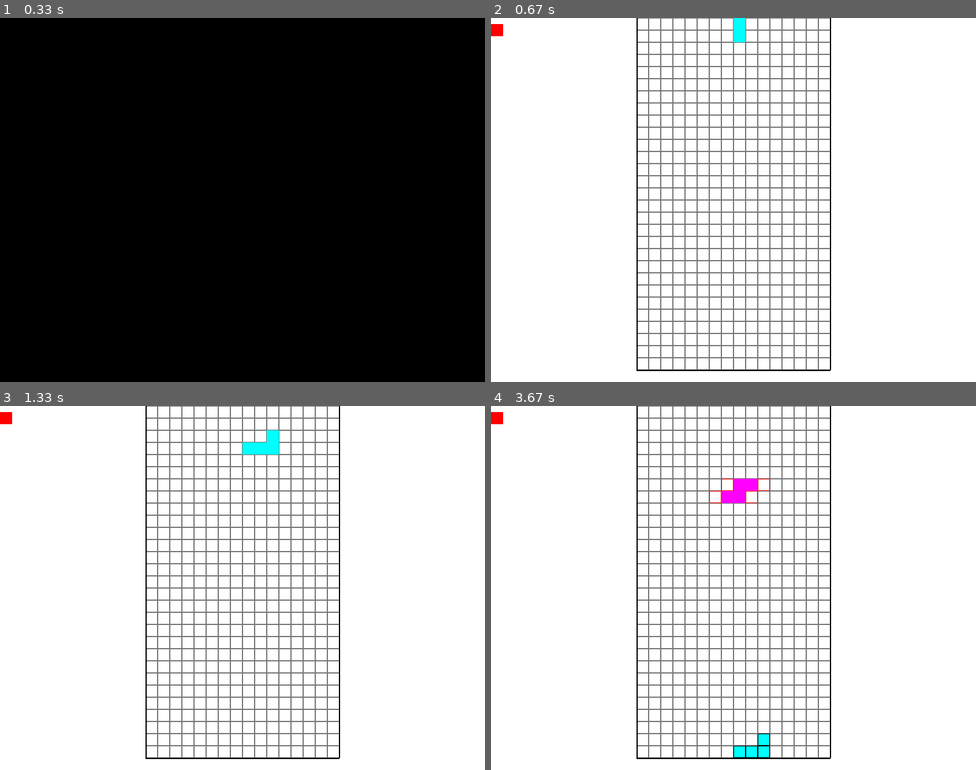
Above: before the commit, frames 1-4 (two rows, left to right).
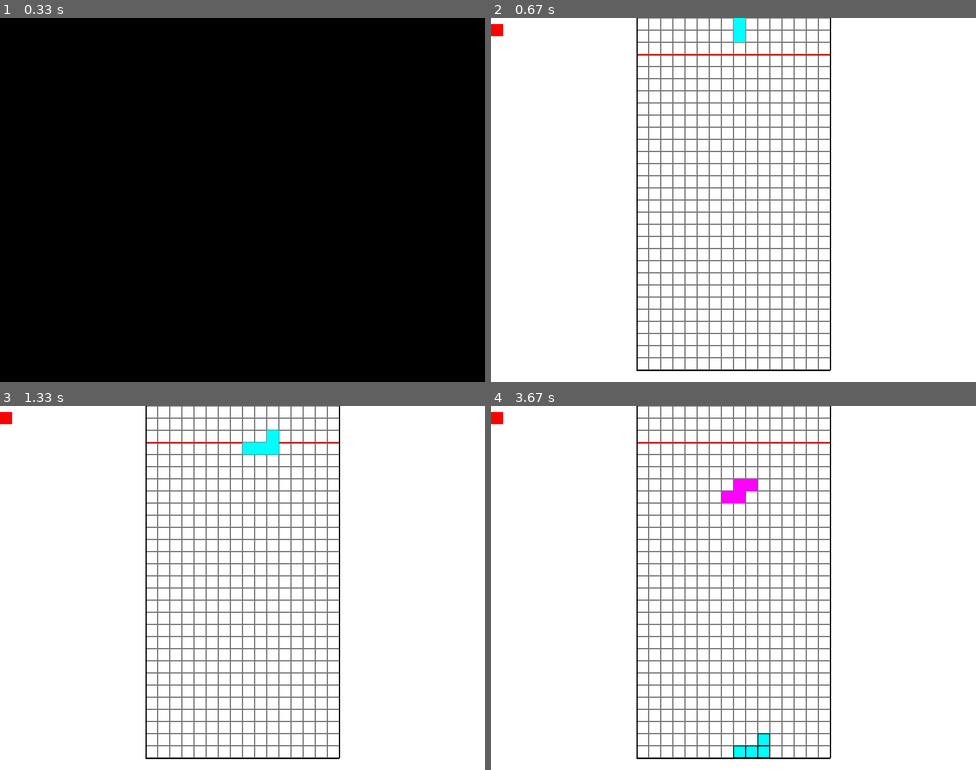
Above: after the commit, the same moments.

Repository: antikaka/pygame_tetris
Game: pygame game, started from main.py
Two runs of this game, one before a commit and one after it. Both use one fixed random seed, a clock stepped at 60 frames per second and the inputs below.
Inputs:
- Up to frame 1 (0.33 s): no input
- Up to frame 2 (0.67 s): tap Space at 0.33 s
- Up to frame 3 (1.33 s): hold Right 0.67-1.13 s; hold Right from 1.17 s (still down)
- Up to frame 4 (3.67 s): release Right at 1.8 s; hold Left 1.83-2.63 s; hold Down 2.67-3.55 s; tap Space at 3.58 s

Frame 1 is identical in both runs. In frame 2, 0.1% of the frame differs, in the area x 30-70%, y 10-11%; in frame 3, 0.1%; in frame 4, 0.2%, in the area x 30-70%, y 10-27%.

Commit message:
0.2v -Optimized a bit (removed repetitive t_rect definitions) -Full line goes poof

Diff:
--- a/main.py
+++ b/main.py
@@ -5,11 +5,11 @@
 
 
 def t_shape(count, x, y):
+    t_rect1 = pg.Rect(x, y, 60, 20)
+    t_rect2 = pg.Rect(x, y, 20, 20)
+
     match count:
         case 1:
-            t_rect1 = pg.Rect(x, y, 60, 20)
-            t_rect2 = pg.Rect(x, y, 20, 40)
-
             t_rect2[0], t_rect2[1] = t_rect1[0] + 20, t_rect1[1] - 20
             if t_rect1[0] < 240:
                 t_rect1[0] = 240
@@ -22,10 +22,8 @@
 
 
         case 2:
-            t_rect1 = pg.Rect(x, y, 60, 20)
-            t_rect2 = pg.Rect(x, y, 20, 40)
             t_rect1[0], t_rect1[1], t_rect1[2], t_rect1[3] = t_rect1[0], t_rect1[1] - 40,  t_rect1[3], t_rect1[2]
-            t_rect2[0], t_rect2[1], t_rect2[2], t_rect2[3] = t_rect2[0], t_rect2[1] - 20, t_rect2[3], t_rect2[2]
+            t_rect2[0], t_rect2[1], t_rect2[2], t_rect2[3] = t_rect2[0] + 20, t_rect2[1] - 20, t_rect2[3], t_rect2[2]
             if t_rect1[0] < 240:
                 t_rect1[0] = 240
                 t_rect2[0] = 240
@@ -34,10 +32,9 @@
                 t_rect1[0] = 520
                 t_rect2[0] = 520
             x_fix = 0
+
         case 3:
-            t_rect1 = pg.Rect(x, y, 60, 20)
-            t_rect2 = pg.Rect(x, y, 20, 40)
-            t_rect2[0], t_rect2[1] = t_rect1[0] + 20, t_rect1[1] - 20
+            t_rect2[0], t_rect2[1] = t_rect1[0] + 20, t_rect1[1]
             t_rect1[1] = t_rect1[1] - 20
             if t_rect1[0] < 240:
                 t_rect1[0] = 240
@@ -48,9 +45,8 @@
                 t_rect2[0] = 520
 
             x_fix = 0
+
         case 4:
-            t_rect1 = pg.Rect(x, y, 60, 20)
-            t_rect2 = pg.Rect(x, y, 20, 40)
             t_rect1[0], t_rect1[1], t_rect1[2], t_rect1[3] = t_rect1[0] + 40, t_rect1[1] - 40, t_rect1[3], t_rect1[2]
             t_rect2[0], t_rect2[1], t_rect2[2], t_rect2[3] = t_rect2[0] + 20, t_rect2[1] - 20, t_rect2[3], t_rect2[2]
             if t_rect2[0] < 240:
@@ -61,9 +57,8 @@
                 t_rect1[0] = 540
                 t_rect2[0] = 520
             x_fix = -40
+
         case _:
-            t_rect1 = pg.Rect(x, y, 60, 20)
-            t_rect2 = pg.Rect(x, y, 20, 40)
             t_rect2[0], t_rect2[1] = t_rect1[0] + 20, t_rect1[1] - 20
             x_fix = 0
 
@@ -71,10 +66,10 @@
     return t_rect1, t_rect2, x_fix
 
 def z_shape(count, x, y):
+    t_rect1 = pg.Rect(x + 20, y - 20, 20, 40)
+    t_rect2 = pg.Rect(x + 20, y - 20, 20, 40)
     match count:
         case 1:
-            t_rect1 = pg.Rect(x + 20, y - 20, 20, 40)
-            t_rect2 = pg.Rect(x + 20, y - 20, 20, 40)
             t_rect2[0], t_rect2[1] = t_rect1[0] - 20, t_rect1[1] - 20
             if t_rect2[0] < 240:
                 t_rect2[0] = 240
@@ -83,9 +78,8 @@
                 t_rect1[0] = 540
                 t_rect2[0] = 520
             x_fix = -20
+
         case 2:
-            t_rect1 = pg.Rect(x + 20, y - 20, 20, 40)
-            t_rect2 = pg.Rect(x + 20, y - 20, 20, 40)
             t_rect1[0], t_rect1[1], t_rect1[2], t_rect1[3] = t_rect1[0], t_rect1[1], t_rect1[3], t_rect1[2]
             t_rect2[0], t_rect2[1], t_rect2[2], t_rect2[3] = t_rect2[0] - 20, t_rect2[1] + 20, t_rect2[3], t_rect2[2]
             if t_rect2[0] < 240:
@@ -96,9 +90,8 @@
                 t_rect1[0] = 520
                 t_rect2[0] = 500
             x_fix = -20
+
         case 3:
-            t_rect1 = pg.Rect(x + 20, y - 20, 20, 40)
-            t_rect2 = pg.Rect(x + 20, y - 20, 20, 40)
             t_rect2[0], t_rect2[1] = t_rect1[0] - 20, t_rect1[1] - 20
             if t_rect2[0] < 240:
                 t_rect2[0] = 240
@@ -107,9 +100,8 @@
                 t_rect1[0] = 540
                 t_rect2[0] = 520
             x_fix = -20
+
         case 4:
-            t_rect1 = pg.Rect(x + 20, y - 20, 20, 40)
-            t_rect2 = pg.Rect(x + 20, y - 20, 20, 40)
             t_rect1[0], t_rect1[1], t_rect1[2], t_rect1[3] = t_rect1[0], t_rect1[1], t_rect1[3], t_rect1[2]
             t_rect2[0], t_rect2[1], t_rect2[2], t_rect2[3] = t_rect2[0] - 20, t_rect2[1] + 20, t_rect2[3], t_rect2[2]
             if t_rect2[0] < 240:
@@ -120,17 +112,17 @@
                 t_rect1[0] = 520
                 t_rect2[0] = 500
             x_fix = -20
+
         case _:
-            t_rect1 = pg.Rect(x + 20, y - 20, 20, 40)
-            t_rect2 = pg.Rect(x + 20, y - 20, 20, 40)
             t_rect2[0], t_rect2[1] = t_rect1[0] + 20, t_rect1[1] - 20
             x_fix = -20
     return t_rect1, t_rect2, x_fix
+
 def l_shape(count, x, y):
+    t_rect1 = pg.Rect(x + 20, y - 40, 20, 60)
+    t_rect2 = pg.Rect(x + 20, y - 40, 20, 20)
     match count:
         case 1:
-            t_rect1 = pg.Rect(x + 20, y - 40, 20, 60)
-            t_rect2 = pg.Rect(x + 20, y - 40, 40, 20)
             t_rect2[0], t_rect2[1] = t_rect1[0] - 20, t_rect1[1]
             if t_rect2[0] < 240:
                 t_rect2[0] = 240
@@ -141,8 +133,6 @@
             x_fix = -20
 
         case 2:
-            t_rect1 = pg.Rect(x + 20, y - 40, 20, 60)
-            t_rect2 = pg.Rect(x + 20, y - 40, 40, 20)
             t_rect1[0], t_rect1[1], t_rect1[2], t_rect1[3] = t_rect1[0] - 20, t_rect1[1] + 40, t_rect1[3], t_rect1[2]
             t_rect2[0], t_rect2[1], t_rect2[2], t_rect2[3] = t_rect2[0] + 20, t_rect2[1] + 20, t_rect2[3], t_rect2[2]
             if t_rect1[0] < 240:
@@ -152,11 +142,10 @@
                 t_rect1[0] = 500
                 t_rect2[0] = 540
             x_fix = 0
+
         case 3:
-            t_rect1 = pg.Rect(x + 20, y - 40, 20, 60)
-            t_rect2 = pg.Rect(x + 20, y - 40, 40, 20)
             t_rect1[0] = t_rect1[0] - 20
-            t_rect2[0], t_rect2[1] = t_rect1[0], t_rect1[1] + 40
+            t_rect2[0], t_rect2[1] = t_rect1[0] + 20, t_rect1[1] + 40
             if t_rect1[0] < 240:
                 t_rect1[0] = 240
                 t_rect2[0] = 240
@@ -164,11 +153,10 @@
                 t_rect2[0] = 520
                 t_rect1[0] = 520
             x_fix = 0
+
         case 4:
-            t_rect1 = pg.Rect(x + 20, y - 40, 20, 60)
-            t_rect2 = pg.Rect(x + 20, y - 40, 40, 20)
             t_rect1[0], t_rect1[1], t_rect1[2], t_rect1[3] = t_rect1[0] - 20, t_rect1[1] + 20, t_rect1[3], t_rect1[2]
-            t_rect2[0], t_rect2[1], t_rect2[2], t_rect2[3] = t_rect2[0] - 20, t_rect2[1] + 20, t_rect2[3], t_rect2[2]
+            t_rect2[0], t_rect2[1], t_rect2[2], t_rect2[3] = t_rect2[0] - 20, t_rect2[1] + 40, t_rect2[3], t_rect2[2]
             if t_rect1[0] < 240:
                 t_rect1[0] = 240
                 t_rect2[0] = 240
@@ -176,85 +164,83 @@
                 t_rect2[0] = 500
                 t_rect1[0] = 500
             x_fix = 0
+
         case _:
-            t_rect1 = pg.Rect(x + 20, y - 20, 20, 40)
-            t_rect2 = pg.Rect(x + 20, y - 20, 20, 40)
             t_rect2[0], t_rect2[1] = t_rect1[0] + 20, t_rect1[1] - 20
             x_fix = 0
     return t_rect1, t_rect2, x_fix
 
 def sq_shape(count, x, y):
+    t_rect1 = pg.Rect(x, y - 20, 40, 40)
     match count:
         case 1:
-            t_rect1 = pg.Rect(x, y - 20, 40, 40)
             if t_rect1[0] < 240:
                 t_rect1[0] = 240
             if t_rect1[0] > 520:
                 t_rect1[0] = 520
             x_fix = 0
+
         case 2:
-            t_rect1 = pg.Rect(x, y - 20, 40, 40)
             if t_rect1[0] < 240:
                 t_rect1[0] = 240
             if t_rect1[0] > 520:
                 t_rect1[0] = 520
             x_fix = 0
+
         case 3:
-            t_rect1 = pg.Rect(x, y - 20, 40, 40)
             if t_rect1[0] < 240:
                 t_rect1[0] = 240
             if t_rect1[0] > 520:
                 t_rect1[0] = 520
             x_fix = 0
+
         case 4:
-            t_rect1 = pg.Rect(x, y - 20, 40, 40)
             if t_rect1[0] < 240:
                 t_rect1[0] = 240
             if t_rect1[0] > 520:
                 t_rect1[0] = 520
             x_fix = 0
+
         case _:
-            t_rect1 = pg.Rect(x, y - 20, 40, 40)
             x_fix = 0
     t_rect2 = pg.Rect(0, 0, 0, 0)
     return t_rect1, t_rect2, x_fix
 
 
 def i_shape(count, x, y):
+    t_rect1 = pg.Rect(x + 20, y - 40, 20, 80)
     match count:
         case 1:
-            t_rect1 = pg.Rect(x + 20, y - 40, 20, 80)
             if t_rect1[0] < 240:
                 t_rect1[0] = 240
             if t_rect1[0] > 540:
                 t_rect1[0] = 540
             x_fix = -20
+
         case 2:
-            t_rect1 = pg.Rect(x + 20, y - 40, 20, 80)
             t_rect1[0], t_rect1[1], t_rect1[2], t_rect1[3] = t_rect1[0] - 20, t_rect1[1] + 20, t_rect1[3], t_rect1[2]
             if t_rect1[0] < 240:
                 t_rect1[0] = 240
             if t_rect1[0] > 480:
                 t_rect1[0] = 480
             x_fix = 0
+
         case 3:
-            t_rect1 = pg.Rect(x + 20, y - 40, 20, 80)
-
             if t_rect1[0] < 240:
                 t_rect1[0] = 240
             if t_rect1[0] > 540:
                 t_rect1[0] = 540
             x_fix = -20
+
         case 4:
-            t_rect1 = pg.Rect(x + 20, y - 40, 20, 80)
             t_rect1[0], t_rect1[1], t_rect1[2], t_rect1[3] = t_rect1[0] - 20, t_rect1[1] + 20, t_rect1[3], t_rect1[2]
             if t_rect1[0] < 240:
                 t_rect1[0] = 240
             if t_rect1[0] > 480:
                 t_rect1[0] = 480
             x_fix = 0
+
         case _:
-            t_rect1 = pg.Rect(x + 20, y - 40, 20, 80)
             x_fix = 0
     t_rect2 = pg.Rect(0, 0, 0, 0)
     return t_rect1, t_rect2, x_fix
@@ -341,6 +327,16 @@
 speed = 3
 pg.key.set_repeat(500, 50)
 
+line_dict = {}
+line_y = 60
+line_count = 0
+
+for num in range(26):
+    line_count += 1
+    line = pg.Rect(240, line_y, 320, 20)
+    line_dict[line_count] = line
+    line_y += 20
+
 playfield_closed = []
 while True:
     clock.tick(speed)
@@ -352,6 +348,7 @@
 
     for num in range(29):
         r_x = r_x_orig
+
         for num in range(16):
             rect = pg.Rect(r_x, r_y, r_width, r_height)
             playfield_list.append(rect)
@@ -359,13 +356,14 @@
             r_x += 20
         r_y += 20
 
+    pg.draw.rect(screen, (255, 0, 0), (240, 60, 320, 2))  #end line
+
     pg.draw.rect(screen, (0, 0, 0), line1)
     pg.draw.rect(screen, (0, 0, 0), line2)
     pg.draw.rect(screen, (0, 0, 0), line3)
 
     start_button = pg.Rect(0, 10, 20, 20)
     pg.draw.rect(screen, (255, 0, 0), start_button)
-
 
 
     playfield_active = []
@@ -385,10 +383,10 @@
     if len(playfield_closed) > 1:
         obj_l, obj_r = left_right(t_rect1, t_rect2)
 
-        for sq in obj_l:
-            pg.draw.rect(screen, (255, 0, 0), sq, 1)
-        for sq in obj_r:
-            pg.draw.rect(screen, (255, 0, 0), sq, 1)
+        # for sq in obj_l:
+        #     pg.draw.rect(screen, (255, 0, 0), sq, 1)
+        # for sq in obj_r:
+        #     pg.draw.rect(screen, (255, 0, 0), sq, 1)
 
 
         for sq in obj_l:
@@ -440,8 +438,6 @@
                 if sq.colliderect(piece[2]):
                     playfield_closed.append((screen, piece[1], sq))
         piece_list.clear()
-        print(piece_list)
-        random_color = random.choice(colors)
 
         new_piece = False
 
@@ -453,6 +449,7 @@
             piece_list.append((screen, random_color, t_rect1))
             piece_list.append((screen, random_color, t_rect2))
             random_shape = random.choice(shape_list)
+            random_color = random.choice(colors)
             piece_x, piece_y = start_pos[0], start_pos[1]
             t_rect1, t_rect2, x_fix = random_shape(count, piece_x, piece_y)
 
@@ -468,6 +465,7 @@
             piece_list.append((screen, random_color, t_rect1))
             piece_list.append((screen, random_color, t_rect2))
             random_shape = random.choice(shape_list)
+            random_color = random.choice(colors)
             piece_x, piece_y = start_pos[0], start_pos[1]
             t_rect1, t_rect2, x_fix = random_shape(count, piece_x, piece_y)
 
@@ -483,6 +481,25 @@
         pg.draw.rect(*sq)
         pg.draw.rect(screen, (0, 0, 0), sq[2], 1)
 
+    playfield_closed_sqs = []
+    for sq_c in playfield_closed:
+        playfield_closed_sqs.append(sq_c[2])
+
+    for line in line_dict.values():
+        check = line.collidelistall(playfield_closed_sqs)
+        if len(check) == 16:
+            print("POOF")
+            for sq_num in check:
+                for sq_c in playfield_closed:
+                    if playfield_closed_sqs[sq_num] == sq_c[2]:
+                        playfield_closed.remove(sq_c)
+
+            for sq_c in playfield_closed:
+                if sq_c[2][1] < line[1]:
+                    sq_c[2][1] += 20
+
+
+
     piece_x = t_rect1[0] + x_fix
     piece_x, piece_y = drop(piece_x, piece_y)
 
Not shown, changed: todo.txt
